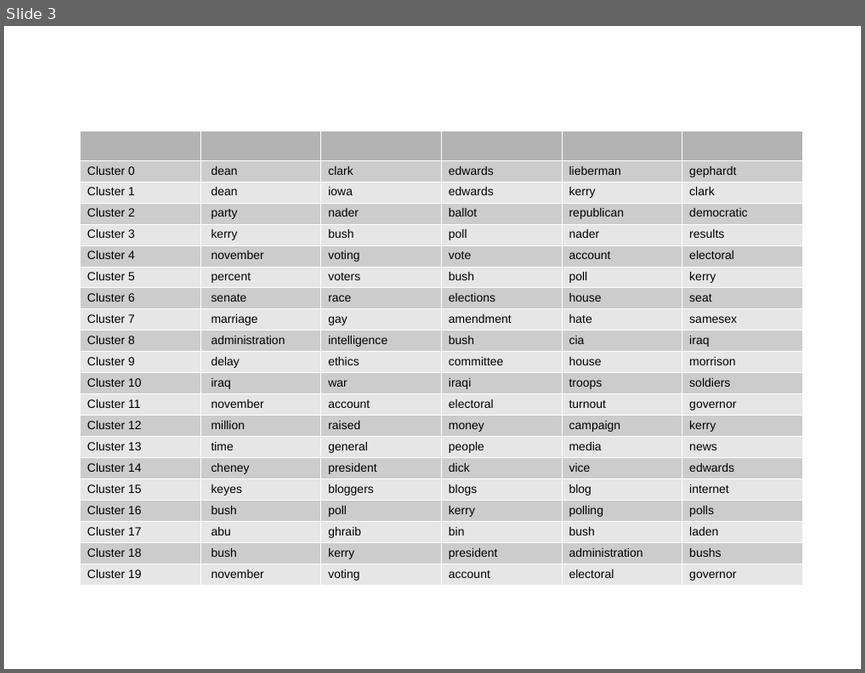
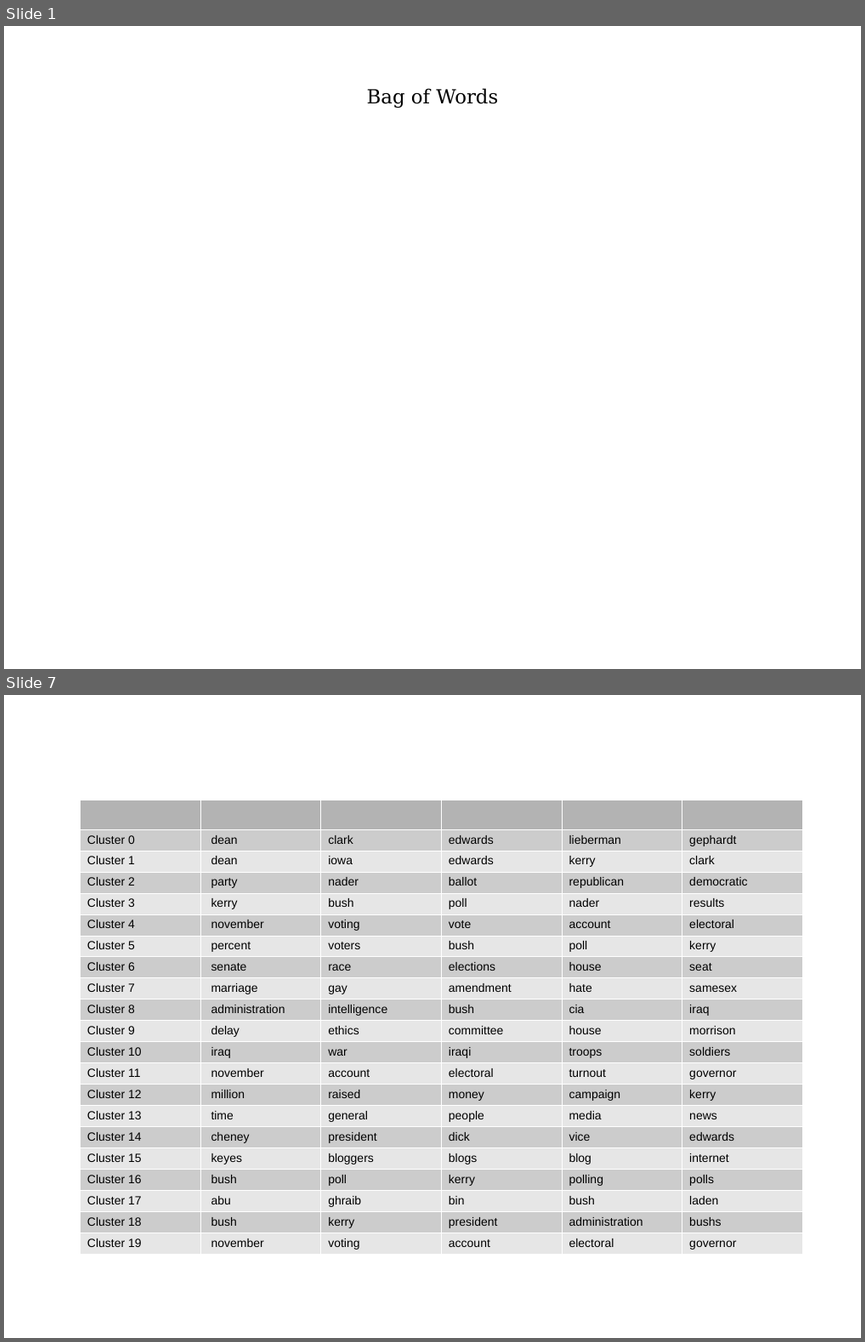
Before and after one commit to vitalv/doc-clustering-topic-modeling, a slide deck: doc-clustering-topic-modeling.odp. Shown one above the other, each under a label of ours: slide 3 before the commit, slides 1 and 7 after it; the slides between them are not shown. The pictures are 865x673 and 865x1342 pixels, drawn with LibreOffice and Linux fonts; fonts in the diff are those of the drawing. Boxes give left, top, right and bottom in pixels: in the first picture for what was removed or moved away, otherwise in the second. Text is boxed around its words. In the diff, an @@ line names an element or a change of style, - is before the commit and + after.

```diff
--- a/doc-clustering-topic-modeling.odp
+++ b/doc-clustering-topic-modeling.odp
@@ slide 1 added at bbox=[4, 26, 861, 669], background #FFFFFF @@
@@ text added at bbox=[367, 88, 498, 108], 18 pt, text #000000 @@
+Bag of Words
@@ what was slide 3 is now slide 7 @@
```
Also in this commit, not shown: 5 other slides added, 2 slides removed.
